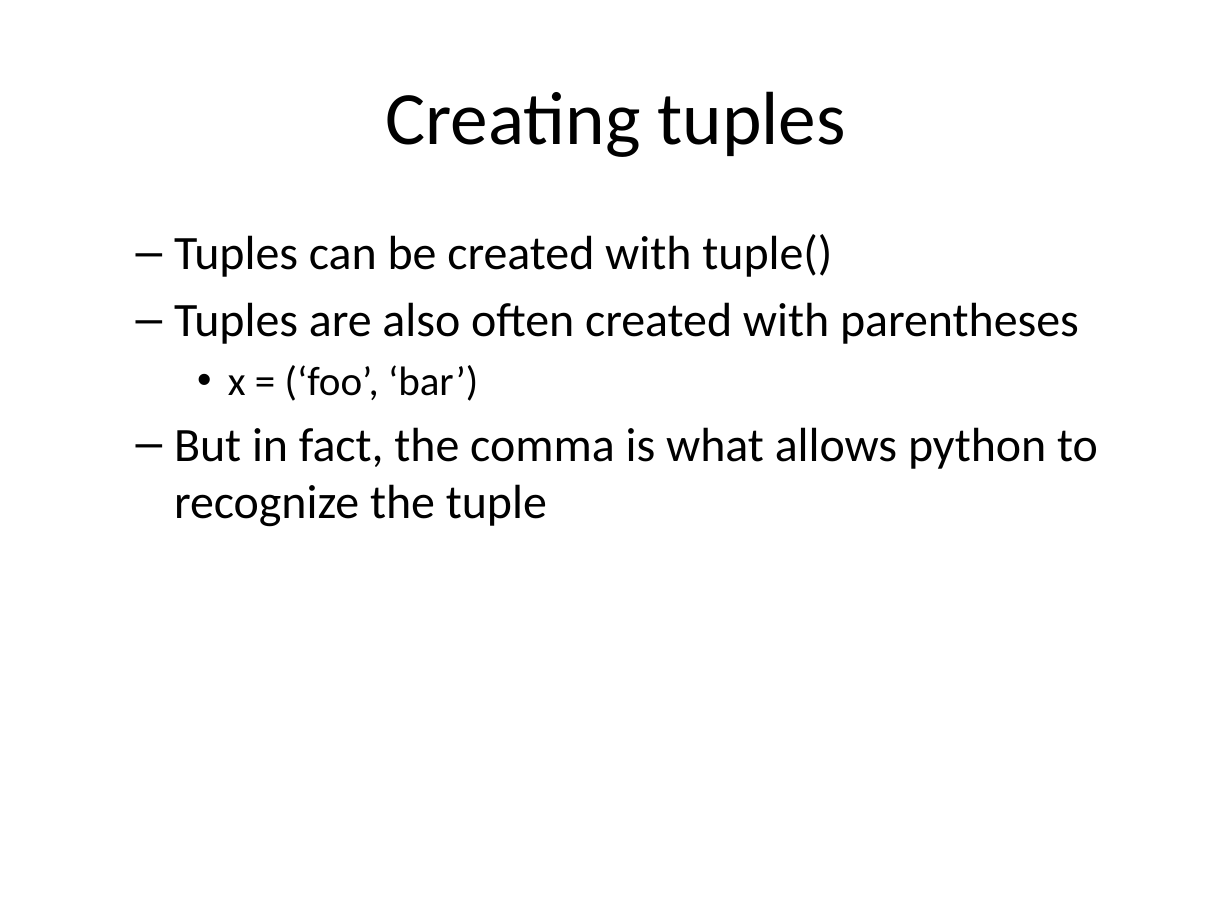
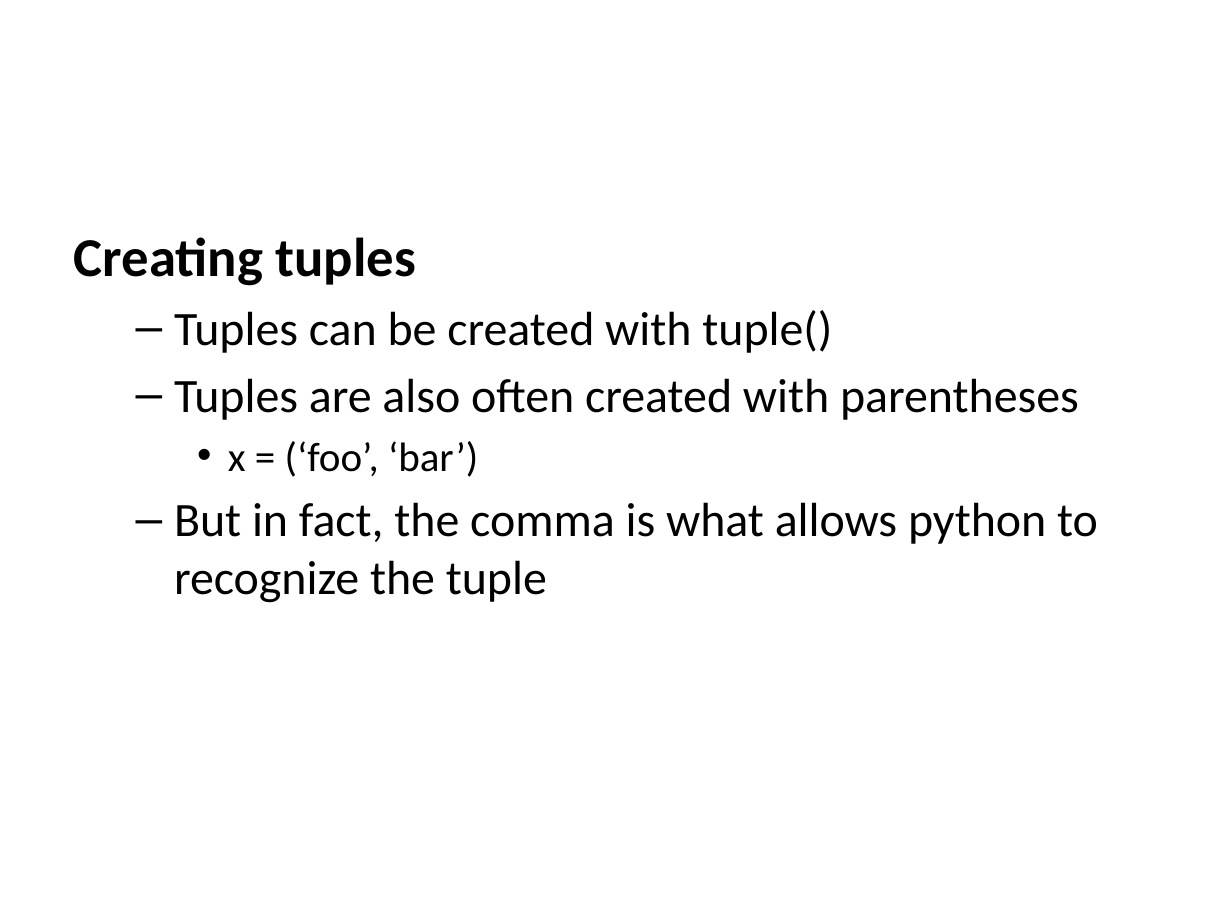
Before and after one commit to jwestgard/inst326, a slide deck: slide 33 of modules/module03/slides.pptx (slide 28 before the commit). Drawn at 1232x924 pixels with LibreOffice and Linux fonts; fonts in the diff are those of the drawing. Boxes give left, top, right and bottom in pixels: in the first picture for what was removed or moved away, otherwise in the second. Text is boxed around its words. In the diff, an @@ line names an element or a change of style, - is before the commit and + after.

```diff
--- a/modules/module03/slides.pptx
+++ b/modules/module03/slides.pptx
@@ title removed at (385, 91, 845, 157) @@
-Creating tuples
@@ text at (74, 237, 416, 286): paragraph added @@
+Creating tuples
```
Also in this commit, not shown: 25 other slides changed, 6 slides added, 1 slide removed, 25 other files.
